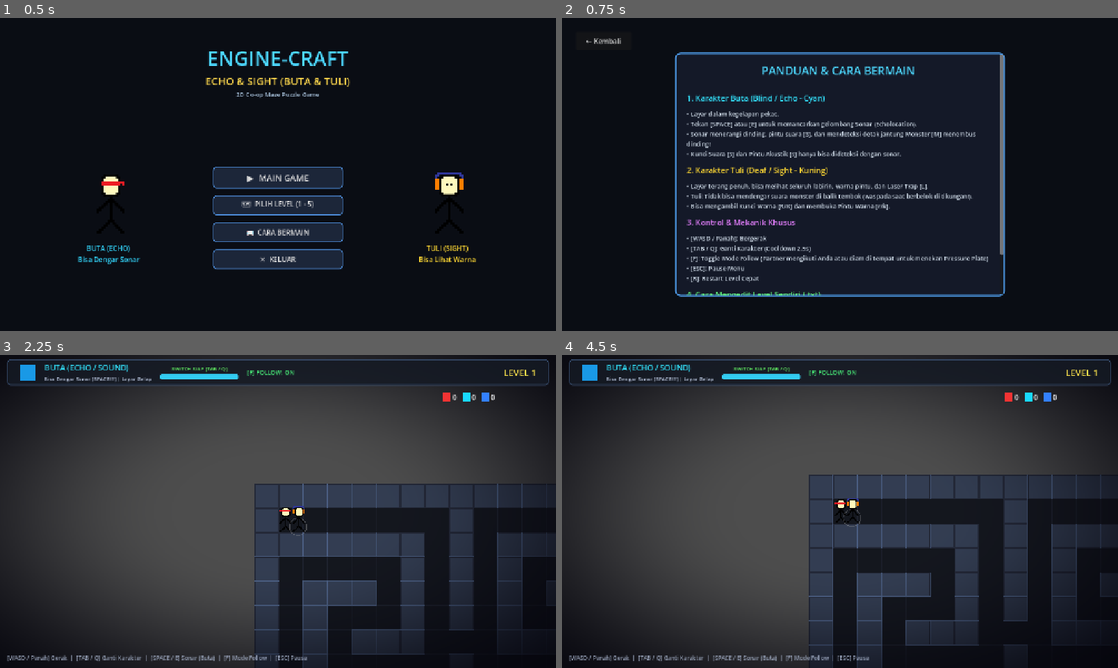
Above: before the commit, frames 1-4 (two rows, left to right).
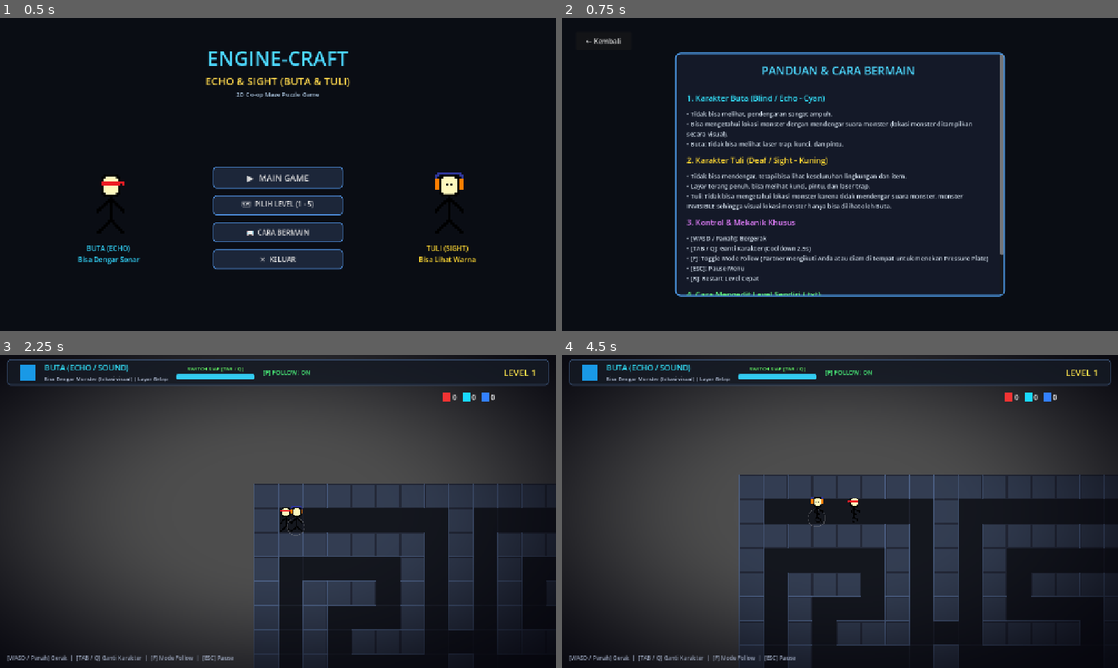
Above: after the commit, the same moments.

Repository: seanopegs/Engine-Craft
Game: Godot game, scene res://scenes/main_menu.tscn
Two runs of this game, one before a commit and one after it. Both use one fixed random seed, a clock stepped at 60 frames per second and the inputs below.
Inputs:
- Up to frame 1 (0.5 s): no input
- Up to frame 2 (0.75 s): click "📖 CARA BERMAIN" at 0.5 s
- Up to frame 3 (2.25 s): click "← Kembali" at 1.25 s; click "▶ MAIN GAME" at 2 s
- Up to frame 4 (4.5 s): hold D 2.78-3.53 s; hold E 2.78-3.53 s; tap Space at 3.02, 3.05, 3.32, 3.6, 3.77, 4.07 s; hold S 3.53-4.28 s; tap E at 3.8 s; hold D from 4.28 s (still down); hold E from 4.28 s (still down)

Frame 1 is identical in both runs. In frame 2, 4.1% of the frame differs, in the area x 22-75%, y 29-62%; in frame 3, 1.6%; in frame 4, 19%, in the area x 14-98%, y 4-100%.

Commit message:
update theme and anti-collision

Diff:
--- a/scenes/characters/blind_character.tscn
+++ b/scenes/characters/blind_character.tscn
@@ -146,7 +146,7 @@
 
 [node name="BlindCharacter" type="CharacterBody2D"]
 collision_layer = 2
-collision_mask = 3
+collision_mask = 5
 script = ExtResource("1_script")
 
 [node name="AnimatedSprite2D" type="AnimatedSprite2D" parent="."]
--- a/scenes/characters/deaf_character.tscn
+++ b/scenes/characters/deaf_character.tscn
@@ -146,7 +146,7 @@
 
 [node name="DeafCharacter" type="CharacterBody2D"]
 collision_layer = 2
-collision_mask = 3
+collision_mask = 5
 script = ExtResource("1_script")
 
 [node name="AnimatedSprite2D" type="AnimatedSprite2D" parent="."]
--- a/scenes/how_to_play.tscn
+++ b/scenes/how_to_play.tscn
@@ -80,10 +80,9 @@
 layout_mode = 2
 theme_override_colors/font_color = Color(0.85, 0.9, 0.95, 1)
 theme_override_font_sizes/font_size = 14
-text = "• Layar dalam kegelapan pekat.
-• Tekan [SPACE] atau [E] untuk memancarkan gelombang Sonar (Echolocation).
-• Sonar menerangi dinding, pintu suara [S], dan mendeteksi detak jantung Monster [M] menembus dinding!
-• Kunci Suara [S] dan Pintu Akustik [s] hanya bisa dideteksi dengan sonar."
+text = "• Tidak bisa melihat, pendengaran sangat ampuh.
+• Bisa mengetahui lokasi monster dengan mendengar suara monster (lokasi monster ditampilkan secara visual).
+• Buta: Tidak bisa melihat laser trap, kunci, dan pintu."
 autowrap_mode = 2
 
 [node name="Section2Title" type="Label" parent="CenterContainer/Panel/ScrollContainer/Margin/VBox"]
@@ -96,9 +95,9 @@
 layout_mode = 2
 theme_override_colors/font_color = Color(0.85, 0.9, 0.95, 1)
 theme_override_font_sizes/font_size = 14
-text = "• Layar terang penuh, bisa melihat seluruh labirin, warna pintu, dan Laser Trap [L].
-• Tuli: Tidak bisa mendengar suara monster di balik tembok (waspada saat berbelok di tikungan!).
-• Bisa mengambil Kunci Warna [R/K] dan membuka Pintu Warna [r/k]."
+text = "• Tidak bisa mendengar, tetapi bisa lihat keseluruhan lingkungan dan item.
+• Layar terang penuh, bisa melihat kunci, pintu, dan laser trap.
+• Tuli: Tidak bisa mengetahui lokasi monster karena tidak mendengar suara monster, monster INVISIBLE sehingga visual lokasi monster hanya bisa dilihat oleh Buta."
 autowrap_mode = 2
 
 [node name="Section3Title" type="Label" parent="CenterContainer/Panel/ScrollContainer/Margin/VBox"]
--- a/scenes/ui/hud.tscn
+++ b/scenes/ui/hud.tscn
@@ -90,7 +90,7 @@
 layout_mode = 2
 theme_override_colors/font_color = Color(0.75, 0.8, 0.9, 1)
 theme_override_font_sizes/font_size = 12
-text = "Bisa Dengar Sonar [SPACE/E] | Layar Gelap"
+text = "Bisa Dengar Monster (lokasi visual) | Layar Gelap"
 
 [node name="CooldownBox" type="VBoxContainer" parent="TopBar/Panel/HBox"]
 custom_minimum_size = Vector2(180, 0)
@@ -190,4 +190,4 @@
 grow_vertical = 0
 theme_override_colors/font_color = Color(0.7, 0.75, 0.85, 0.8)
 theme_override_font_sizes/font_size = 13
-text = "[WASD / Panah] Gerak  |  [TAB / Q] Ganti Karakter  |  [SPACE / E] Sonar (Buta)  |  [F] Mode Follow  |  [ESC] Pause"
+text = "[WASD / Panah] Gerak  |  [TAB / Q] Ganti Karakter  |  [F] Mode Follow  |  [ESC] Pause"
--- a/scripts/audio_synth.gd
+++ b/scripts/audio_synth.gd
@@ -37,29 +37,8 @@
 # --- Sound Generators ---
 
 func play_sonar_ping(high_pitch: bool = false) -> void:
-	if is_deaf_mode:
-		return
-	var duration: float = 0.35
-	var num_samples: int = int(sample_rate * duration)
-	var bytes = PackedByteArray()
-	bytes.resize(num_samples)
-	var base_freq: float = 900.0 if high_pitch else 600.0
-
-	for i in range(num_samples):
-		var t: float = float(i) / sample_rate
-		var progress: float = float(i) / num_samples
-		var freq: float = base_freq + progress * 400.0
-		var envelope: float = exp(-progress * 7.0)
-		var val: float = sin(TAU * freq * t) * envelope
-		# Add harmonic
-		val += 0.3 * sin(TAU * (freq * 2.0) * t) * envelope
-		var byte_val: int = clampi(int((val * 0.7 + 1.0) * 127.5), 0, 255)
-		bytes[i] = byte_val
-
-	var player = _get_player()
-	player.stream = _create_wav(bytes)
-	player.volume_db = -4.0
-	player.play()
+	# Sonar ping is intentionally disabled. The Blind character no longer has sonar.
+	return
 
 func play_step() -> void:
 	if is_deaf_mode:
--- a/scripts/blind_character.gd
+++ b/scripts/blind_character.gd
@@ -1,56 +1,8 @@
 extends CharacterBase
 class_name BlindCharacter
 
-# Blind Character (Kuro): Can hear sound, uses Echolocation sonar pulses
-# Screen is dark with glowing sound echoes
-
-var sonar_pulses: Array[Dictionary] = []
-var active_pulse_cooldown: float = 0.0
-var is_currently_pulsing: bool = false
+# Blind Character (Kuro): Can hear sound, but has no sonar ability.
 
 func _ready() -> void:
 	super._ready()
 	add_to_group("blind_characters")
-
-func _process(delta: float) -> void:
-	if active_pulse_cooldown > 0:
-		active_pulse_cooldown -= delta
-
-	# Update active sonar waves
-	is_currently_pulsing = sonar_pulses.size() > 0
-	for i in range(sonar_pulses.size() - 1, -1, -1):
-		sonar_pulses[i]["radius"] += delta * 320.0
-		sonar_pulses[i]["alpha"] -= delta * 0.75
-
-		if sonar_pulses[i]["alpha"] <= 0 or sonar_pulses[i]["radius"] > 450.0:
-			sonar_pulses.remove_at(i)
-
-	if is_active_character:
-		if (Input.is_action_just_pressed("pulse_sonar") or Input.is_key_pressed(KEY_SPACE) or Input.is_key_pressed(KEY_E)) and active_pulse_cooldown <= 0:
-			trigger_sonar_pulse(true)
-			active_pulse_cooldown = 1.0
-
-	queue_redraw()
-
-func _on_step() -> void:
-	super._on_step()
-	if is_active_character:
-		# Footstep emits a smaller sonar pulse
-		trigger_sonar_pulse(false)
-
-func trigger_sonar_pulse(is_strong: bool) -> void:
-	var pulse_data = {
-		"radius": 15.0,
-		"alpha": 1.0 if is_strong else 0.5,
-		"strong": is_strong
-	}
-	sonar_pulses.append(pulse_data)
-	if AudioManager:
-		AudioManager.play_sonar_ping(is_strong)
-
-func is_pulsing() -> bool:
-	return is_currently_pulsing
-
-func _illuminate_nearby(current_radius: float) -> void:
-	# Blind character's sonar is audio-only. Objects remain visually hidden.
-	pass
--- a/scripts/game_manager.gd
+++ b/scripts/game_manager.gd
@@ -6,6 +6,8 @@
 @onready var hud: GameHUD = $HUD
 @onready var pause_menu: PauseMenu = $PauseMenu
 @onready var game_over_popup: GameOverPopup = $GameOverPopup
+var theme_song: AudioStreamPlayer
+var theme_song_stream: AudioStream = preload("res://assets/Engine Craft Theme Song.mp3")
 
 var is_blind_active: bool = true
 var switch_cooldown_timer: float = 0.0
@@ -26,6 +28,15 @@
 	game_over_popup.level_select_requested.connect(_on_goto_level_select)
 	game_over_popup.main_menu_requested.connect(_on_goto_main_menu)
 
+	# Create the level theme player once. It is restarted whenever a level starts.
+	theme_song = AudioStreamPlayer.new()
+	theme_song.name = "EngineCraftTheme"
+	theme_song.stream = theme_song_stream
+	theme_song.bus = "Master"
+	add_child(theme_song)
+	if theme_song.stream is AudioStreamMP3:
+		theme_song.stream.loop = true
+
 	start_level(Global.current_level_index)
 
 func start_level(level_idx: int) -> void:
@@ -35,6 +46,10 @@
 
 	Global.current_level_index = level_idx
 	Global.reset_level_state()
+
+	# Play/restart Engine-Craft theme whenever a level begins.
+	if theme_song:
+		theme_song.play()
 
 	var file_path = Global.get_level_path(level_idx)
 	var success = level_loader.load_level_from_file(file_path)
--- a/scripts/hud.gd
+++ b/scripts/hud.gd
@@ -30,7 +30,7 @@
 	if is_blind:
 		char_name_label.text = "BUTA (ECHO / SOUND)"
 		char_name_label.modulate = Color(0.2, 0.9, 1.0)
-		char_desc_label.text = "Bisa Dengar Sonar [SPACE/E] | Layar Gelap"
+		char_desc_label.text = "Bisa Dengar Monster (lokasi visual) | Layar Gelap"
 		char_avatar_rect.color = Color(0.1, 0.6, 0.9)
 		darkness_overlay.visible = true
 	else:
--- a/scripts/objects/key_item.gd
+++ b/scripts/objects/key_item.gd
@@ -18,8 +18,6 @@
 }
 
 var hover_timer: float = 0.0
-var sound_ping_timer: float = 0.0
-var sound_ripples: Array[Dictionary] = []
 
 func _ready() -> void:
 	add_to_group("keys")
@@ -27,21 +25,6 @@
 
 func _process(delta: float) -> void:
 	hover_timer += delta * 4.0
-
-	if key_type == KeyType.SOUND:
-		sound_ping_timer += delta
-		if sound_ping_timer >= 2.0:
-			sound_ping_timer = 0.0
-			sound_ripples.append({"radius": 5.0, "alpha": 1.0})
-			if AudioManager and not AudioManager.is_deaf_mode:
-				AudioManager.play_sonar_ping(true)
-
-		for i in range(sound_ripples.size() - 1, -1, -1):
-			sound_ripples[i]["radius"] += delta * 50.0
-			sound_ripples[i]["alpha"] -= delta * 0.8
-			if sound_ripples[i]["alpha"] <= 0:
-				sound_ripples.remove_at(i)
-
 	queue_redraw()
 
 func _draw() -> void:
@@ -52,11 +35,6 @@
 	var col = key_colors[key_type]
 	var offset_y = sin(hover_timer) * 4.0
 
-	# Draw ripples for sound key
-	if key_type == KeyType.SOUND:
-		for r in sound_ripples:
-			var ripple_col = Color(col.r, col.g, col.b, r["alpha"] * 0.6)
-			draw_arc(Vector2(0, offset_y), r["radius"], 0, TAU, 24, ripple_col, 2.0)
 
 	# Glow halo
 	draw_circle(Vector2(0, offset_y), 18.0, Color(col.r, col.g, col.b, 0.25))
Not shown, added: assets/Engine Craft Theme Song.mp3.import
